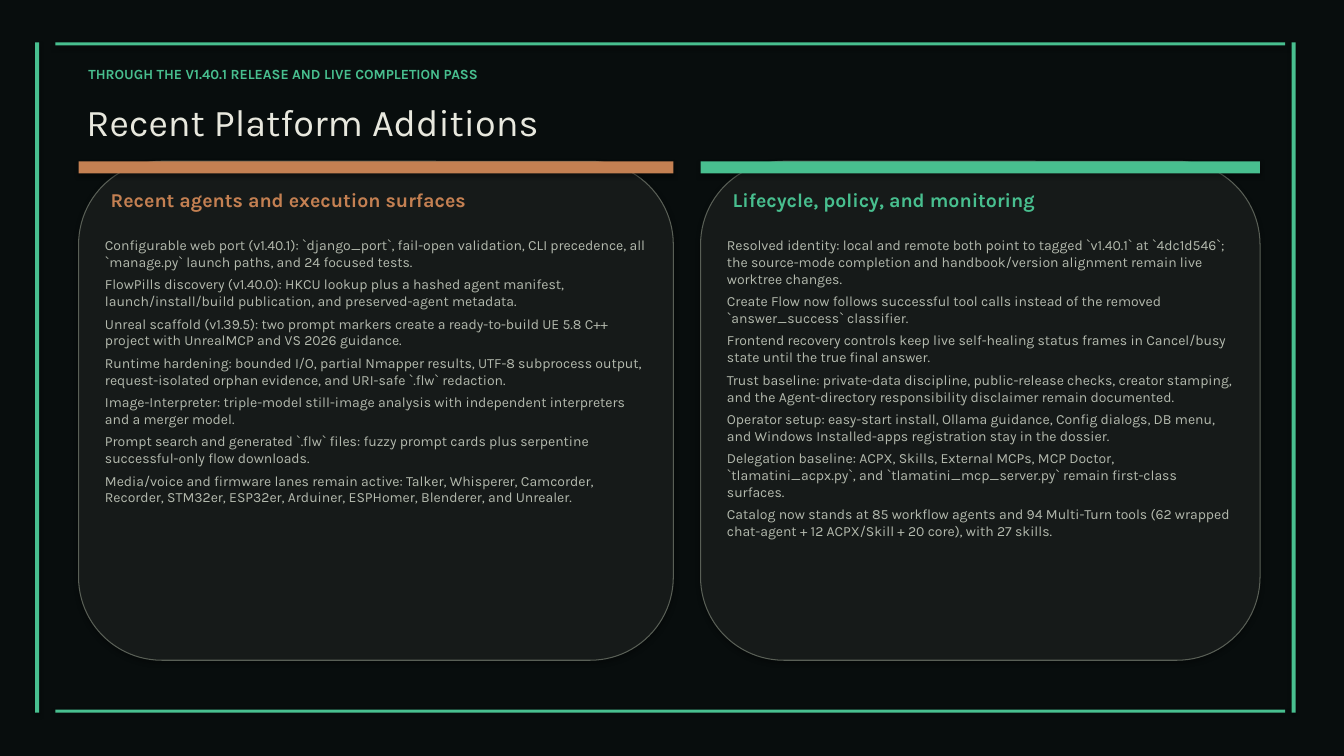
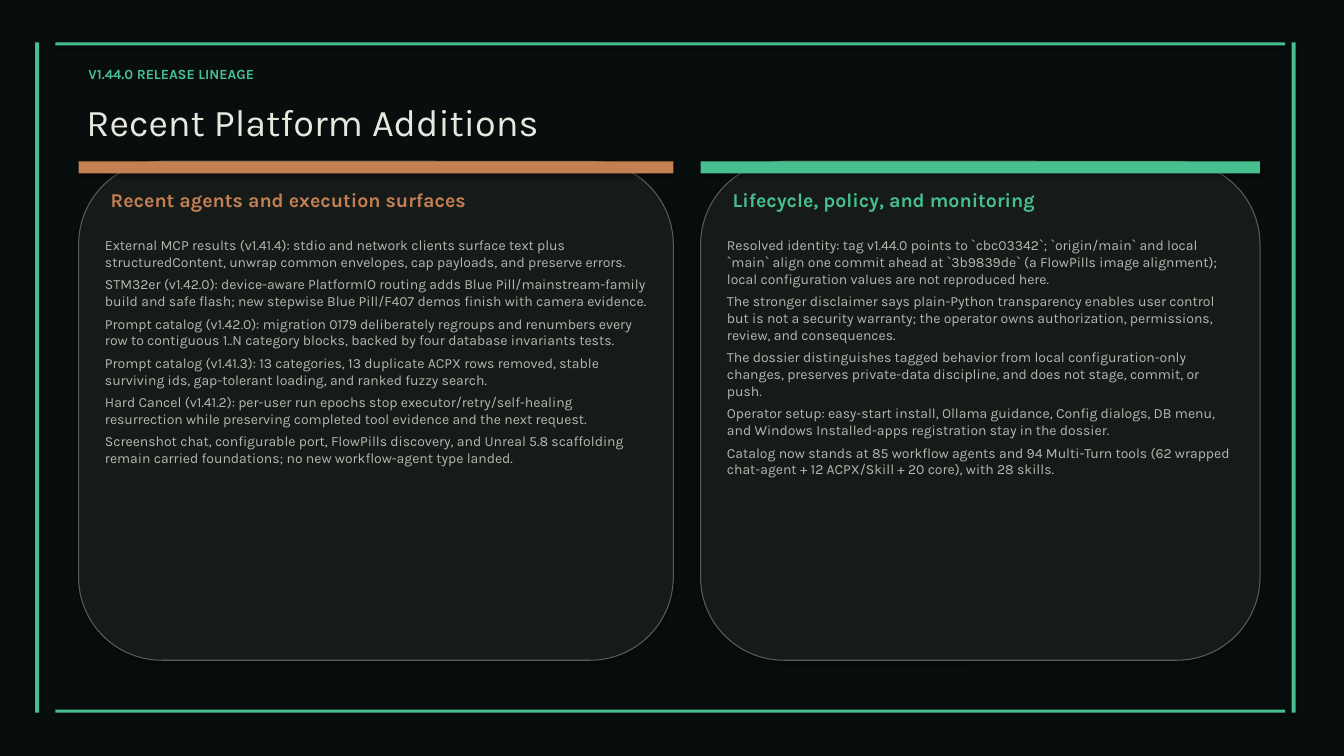
Before and after one commit to XAIHT/web-app, a slide deck: slide 108 of Tlamatini_eXtended_Artificial_Intelligence_Humanly_Tempered.pptx (slide 93 before the commit). Drawn at 1344x756 pixels with LibreOffice and Linux fonts; fonts in the diff are those of the drawing. Boxes give left, top, right and bottom in pixels: in the first picture for what was removed or moved away, otherwise in the second. Text is boxed around its words. In the diff, an @@ line names an element or a change of style, - is before the commit and + after.

Commit message:
Updatiing and bumping to Tlamatini v1.44.0, by Tlamatini's-AutoBot.

```diff
--- a/Tlamatini_eXtended_Artificial_Intelligence_Humanly_Tempered.pptx
+++ b/Tlamatini_eXtended_Artificial_Intelligence_Humanly_Tempered.pptx
@@ text at box(88, 70, 254, 79): text changed @@
-THROUGH THE V1.40.1 RELEASE AND LIVE COMPLETION PASS
+V1.44.0 RELEASE LINEAGE
@@ text at box(727, 239, 1218, 399): text changed @@
-Resolved identity: local and remote both point to tagged `v1.40.1` at `4dc1d546`; the source-mode completion and handbook/version alignment remain live worktree changes.
-Create Flow now follows successful tool calls instead of the removed `answer_success` classifier.
-Frontend recovery controls keep live self-healing status frames in Cancel/busy state until the true final answer.
-Trust baseline: private-data discipline, public-release checks, creator stamping, and the Agent-directory responsibility disclaimer remain documented.
+Resolved identity: tag v1.44.0 points to `cbc03342`; `origin/main` and local `main` align one commit ahead at `3b9839de` (a FlowPills image alignment); local configuration values are not reproduced here.
+The stronger disclaimer says plain-Python transparency enables user control but is not a security warranty; the operator owns authorization, permissions, review, and consequences.
+The dossier distinguishes tagged behavior from local configuration-only changes, preserves private-data discipline, and does not stage, commit, or push.
@@ text at box(105, 240, 646, 467): text changed @@
-Configurable web port (v1.40.1): `django_port`, fail-open validation, CLI precedence, all `manage.py` launch paths, and 24 focused tests.
-FlowPills discovery (v1.40.0): HKCU lookup plus a hashed agent manifest, launch/install/build publication, and preserved-agent metadata.
-Unreal scaffold (v1.39.5): two prompt markers create a ready-to-build UE 5.8 C++ project with UnrealMCP and VS 2026 guidance.
-Runtime hardening: bounded I/O, partial Nmapper results, UTF-8 subprocess output, request-isolated orphan evidence, and URI-safe `.flw` redaction.
-Image-Interpreter: triple-model still-image analysis with independent interpreters and a merger model.
-Prompt search and generated `.flw` files: fuzzy prompt cards plus serpentine successful-only flow downloads.
-Media/voice and firmware lanes remain active: Talker, Whisperer, Camcorder, Recorder, STM32er, ESP32er, Arduiner, ESPHomer, Blenderer, and Unrealer.
+External MCP results (v1.41.4): stdio and network clients surface text plus structuredContent, unwrap common envelopes, cap payloads, and preserve errors.
+STM32er (v1.42.0): device-aware PlatformIO routing adds Blue Pill/mainstream-family build and safe flash; new stepwise Blue Pill/F407 demos finish with camera evidence.
+Prompt catalog (v1.42.0): migration 0179 deliberately regroups and renumbers every row to contiguous 1..N category blocks, backed by four database invariants tests.
+Prompt catalog (v1.41.3): 13 categories, 13 duplicate ACPX rows removed, stable surviving ids, gap-tolerant loading, and ranked fuzzy search.
+Hard Cancel (v1.41.2): per-user run epochs stop executor/retry/self-healing resurrection while preserving completed tool evidence and the next request.
+Screenshot chat, configurable port, FlowPills discovery, and Unreal 5.8 scaffolding remain carried foundations; no new workflow-agent type landed.
@@ text at box(727, 448, 1230, 478): text changed @@
-Delegation baseline: ACPX, Skills, External MCPs, MCP Doctor, `tlamatini_acpx.py`, and `tlamatini_mcp_server.py` remain first-class surfaces.
-Catalog now stands at 85 workflow agents and 94 Multi-Turn tools (62 wrapped chat-agent + 12 ACPX/Skill + 20 core), with 27 skills.
+Catalog now stands at 85 workflow agents and 94 Multi-Turn tools (62 wrapped chat-agent + 12 ACPX/Skill + 20 core), with 28 skills.
```
Also in this commit, not shown: 62 other slides changed, 20 slides added, 4 slides removed, 11 other files.
